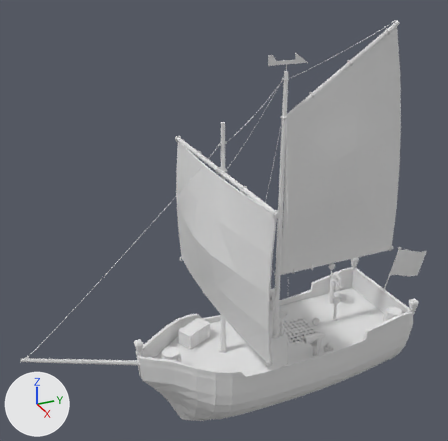
What one commit did to the FBX model Assets/Geometry/Ship.fbx.
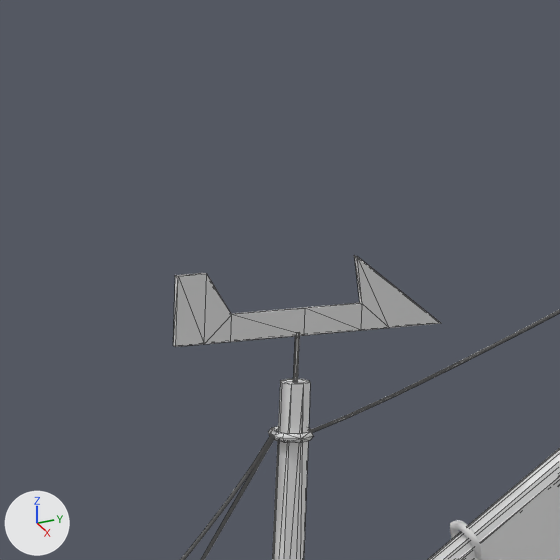
The first picture shows the older version from a 50 mm lens placed at (22.1, -12.7, 20.2), pointed at (-0.8, -2.4, 8.7). The close-ups show both versions on the part from 54% to 73% of the width and 3% to 22% of the height of that picture; other places that the commit changed are outside them. The lights are fixed; the arrows at lower left show +X, +Y and +Z. The close-ups show mesh edges as thin lines. Where no turn or scale is listed for an object, it has been applied to the vertices. Vertices at the same position are counted once.

Objects in the first close-up: 'BackBoom', 'BackMast', 'BackSail', 'BackSailRope', 'StaticRopes', 'WindIndicator'.
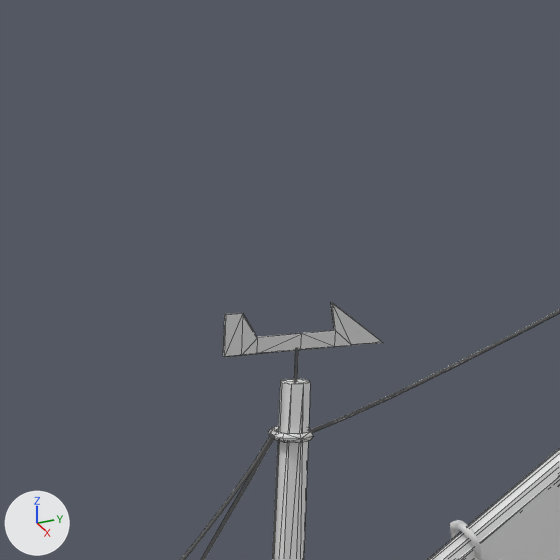
Where the newer file only moved an object's origin or applied its transform, the numbers keep the older frame.

Location of each change, [x1, y1, x2, y2] in pixels of the close-ups (560 x 560 px; the box of a moved part takes in the faces that stretch with it):
'WindIndicator', reshaped (40% narrower, 36% shorter): before [173, 256, 440, 382]; after [223, 302, 383, 382]
part 1 of me_cylinder_081, added: after [294, 350, 298, 382]
part 2 of me_cylinder_081, moved or reshaped: before [173, 256, 440, 347]; after [223, 302, 383, 357]
part 3 of me_cylinder_081, deleted: before [293, 336, 299, 382]

Patch to the scene script:
```diff
--- a/Assets/Geometry/Ship.fbx.py
+++ b/Assets/Geometry/Ship.fbx.py
@@ me_cylinder_081 @@
 me_cylinder_081.from_pydata(...)  # 42 vertices, 76 faces; spans x -0.02..0.02, y -0.83..0.99, z -0.16..0.65
 # used by ob_windindicator; location = (0.0, 0.0, 15.311)
+# me_cylinder_081 part 1: a new loose piece, an 8-sided cylinder along z spanning x -0.008..0.008, y -0.008..0.008, z -0.097..0.137
+# me_cylinder_081 part 2: the loose piece of 26 vertices spanning x -0.02..0.02, y -0.83..0.99, z 0.21..0.65 is scaled about the mesh origin by 0.598
+# me_cylinder_081 part 3: the loose piece of 16 vertices spanning x -0.01..0.01, y -0.01..0.01, z -0.16..0.23 is deleted
```
